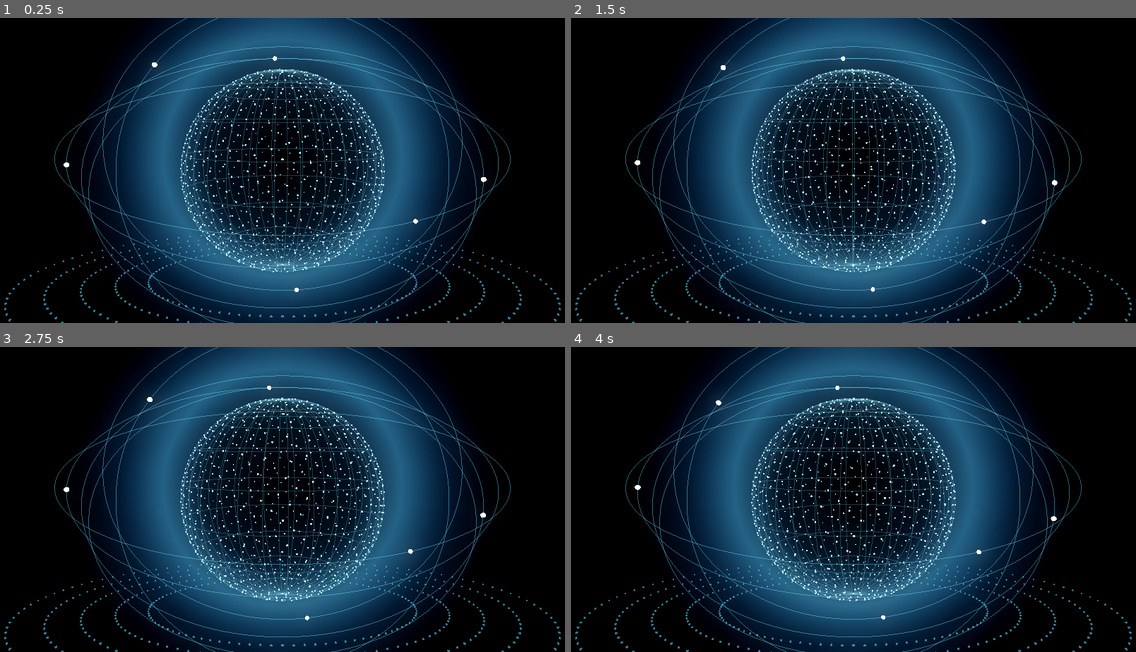
Above: before the commit, frames 1-4 (two rows, left to right).
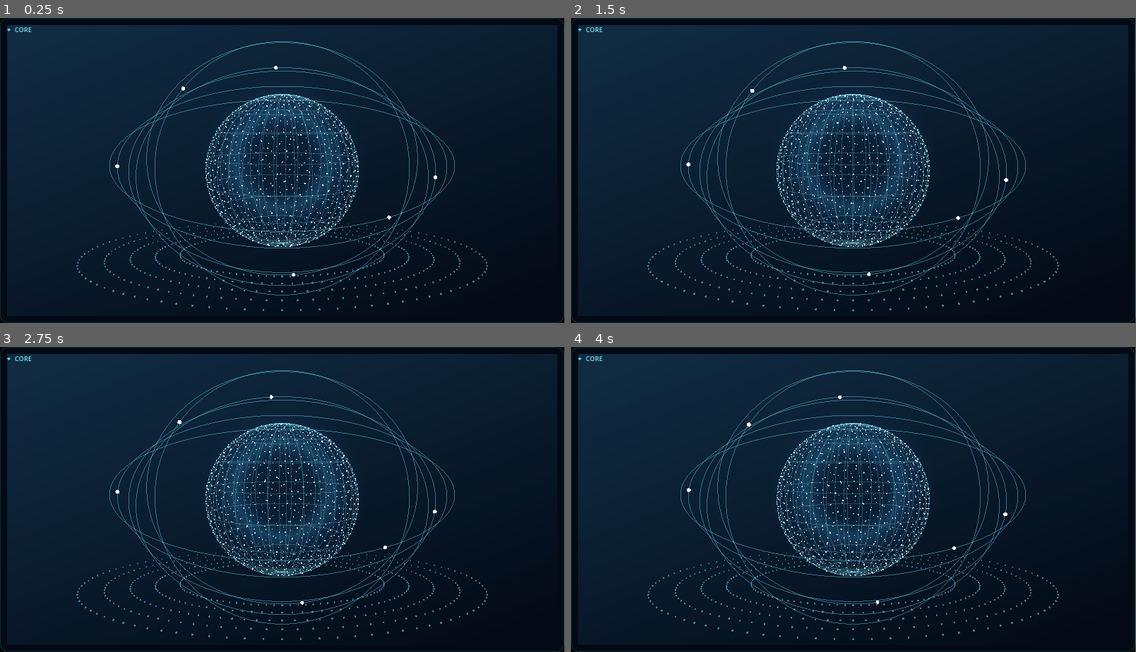
Above: after the commit, the same moments.

Repository: pnscripts/pn-scripts-assistant
Game: Godot game, scene res://core.tscn
Two runs of this game, one before a commit and one after it. Both use one fixed random seed, a clock stepped at 60 frames per second and the inputs below.
Inputs:
- Up to frame 1 (0.25 s): no input
- Up to frame 2 (1.5 s): no input
- Up to frame 3 (2.75 s): no input
- Up to frame 4 (4 s): no input
In our replay, the window is 800x433 before the commit and 799x433 after it. These sizes can differ from the game's own. Grey fills any space a smaller window leaves; there, only what the larger window draws over its background counts as a difference.

The runs differ from the first frame. In frame 1, 74% of the frame differs, in the area x 0-100%, y 0-100%; in frame 2, 74%; in frame 3, 74%; in frame 4, 74%.

Commit message:
Make the accelerated core part of the program, and fix the navigation
The core is now drawn by the Godot surface inside the dashboard rather than in
a window of its own beside it. On X11 the surface's window is made a child of
the brain's and moved to wherever the page says its panel is — a web page has
no element that owns a piece of the graphics card, so the surface has to be a
real window placed on top, and the page is the only thing that knows where the
panel is.

The surface draws the whole card, not only the globe: background, border,
heading and title. Drawing just the globe left a rectangle of foreign window
sitting in a hole in the page — square corners against rounded ones, its own
background against the card's, and the page's title hidden behind it. A window
that draws the entire panel has no seam to hide.

Three faults were found and fixed by looking rather than guessing.

The navigation had stopped working entirely. An earlier edit that rewrote show()
swallowed the loop that attached the click handlers, so every entry in the
column became inert while continuing to look exactly as before — the only thing
still switching views was the row of icons in the status bar. Restored, with a
note saying so.

The core overflowed its panel. The orbits were tilted steeply enough to be
nearly circular on screen, and the panel is wide and short, so they ran off the
top and bottom. Flatter orbits and a camera further back.

The title over the globe was unreadable: pale text on a sphere covered in bright
points has nothing dark behind it. It is drawn as an outline now, so it carries
its own contrast wherever it falls.

Two things learned about Godot along the way, both recorded where they bit. A
CanvasLayer always draws over 3D whatever its layer number, so painting the card
underneath needs BG_CANVAS rather than a negative layer. And Environment colours
are linear while stylesheet colours are sRGB, which turned a dark navy into a
light blue — the right colour in the wrong space.

The window is announced to the brain over its own API rather than printed.
Printing worked in development and not at all once exported, because a release
build does not write to stdout the way the editor does, and the brain sat
waiting for a line that was never coming.

The AppImage carries the visual when one has been exported and is 34MB; without
it the brain is unchanged and draws the core in the page, which is what happens
on every platform that is not X11.

Co-Authored-By: Claude Opus 5 <noreply@anthropic.com>

Diff:
--- a/godot/core.gd
+++ b/godot/core.gd
@@ -26,6 +26,20 @@
 const LATITUDES := 9
 const LONGITUDES := 16
 
+## The panel's own colours, taken from the stylesheet so the two cannot drift.
+##
+## This surface draws the whole card — background, border, heading and title —
+## rather than only the globe. Drawing just the globe left a rectangle of
+## foreign window sitting in a hole in the page: square corners against rounded
+## ones, its own background against the card's, and the page's title hidden
+## behind it. A window that draws the entire panel has no seam to hide.
+const PANEL_TOP := Color("#142c42")
+const PANEL_BOTTOM := Color("#090f19")
+const PANEL_EDGE := Color("#4dd0e1")
+const HEADING := Color("#7fe4f2")
+const TITLE := Color("#cdf6fb")
+const CORNER := 12.0
+
 ## Where the brain answers. Loopback only, and only ever read from.
 const API := "http://127.0.0.1:8790"
 
@@ -38,6 +52,7 @@
 var _wire: MeshInstance3D
 var _orbits: Node3D
 var _http: HTTPRequest
+var _chrome: Control
 var _timer := 0.0
 
 ## The measured audio level, eased. Nothing here is driven by a timer.
@@ -49,6 +64,88 @@
 var _recall := 0.0
 
 
+## Draws the card the globe sits on.
+##
+## A nested class rather than a separate file: it is nine lines of drawing that
+## only this scene has any use for.
+class PanelChrome extends Control:
+	var heading := "CORE"
+	var title := ""
+	var subtitle := ""
+
+	# Built once and kept.
+	#
+	# It was built inside _draw, and came out white: a GradientTexture2D fills
+	# itself lazily, so drawing one in the same call that created it draws an
+	# empty texture, and _draw does not run again to correct it.
+	var _fill: GradientTexture2D
+
+	func _ready() -> void:
+		var background := Gradient.new()
+
+		background.offsets = PackedFloat32Array([0.0, 1.0])
+		background.colors = PackedColorArray([PANEL_TOP, PANEL_BOTTOM])
+
+		_fill = GradientTexture2D.new()
+		_fill.gradient = background
+		_fill.fill_from = Vector2(0.15, 0.0)
+		_fill.fill_to = Vector2(0.85, 1.0)
+		_fill.width = 128
+		_fill.height = 256
+
+	func _draw() -> void:
+		var box := Rect2(Vector2.ZERO, size)
+
+		# Rounded, like every other card. Square corners were the last thing
+		# giving away that this panel is a different window.
+		var card := StyleBoxFlat.new()
+
+		card.bg_color = PANEL_BOTTOM
+		card.border_color = Color(PANEL_EDGE.r, PANEL_EDGE.g, PANEL_EDGE.b, 0.16)
+		card.set_border_width_all(1)
+		card.set_corner_radius_all(int(CORNER))
+
+		draw_style_box(card, box)
+
+		# The wash across it, inset so the corners stay clean.
+		if _fill != null:
+			draw_texture_rect(_fill, box.grow(-CORNER), false)
+
+		var font := ThemeDB.fallback_font
+		var dot := Vector2(15.0, 20.0)
+
+		draw_circle(dot, 2.5, PANEL_EDGE)
+		draw_string(font, dot + Vector2(10.0, 4.0), heading,
+			HORIZONTAL_ALIGNMENT_LEFT, -1, 11, HEADING)
+
+		if title == "":
+			return
+
+		var middle := size.y * 0.5
+		var wide := size.x
+
+		# Drawn dark first, offset, then light on top.
+		#
+		# The title sits over a sphere covered in bright points, and pale text
+		# on that was unreadable — there was nothing behind it dark enough to
+		# read against. An outline gives it one wherever it happens to fall.
+		var shadow := Color(0.02, 0.05, 0.09, 0.9)
+
+		for step in [Vector2(1.5, 1.5), Vector2(-1.5, 1.5), Vector2(1.5, -1.5), Vector2(-1.5, -1.5)]:
+			draw_string(font, Vector2(0.0, middle + 8.0) + step, title,
+				HORIZONTAL_ALIGNMENT_CENTER, wide, 36, shadow)
+
+		draw_string(font, Vector2(0.0, middle + 8.0), title,
+			HORIZONTAL_ALIGNMENT_CENTER, wide, 36, Color(1, 1, 1))
+
+		for step in [Vector2(1.0, 1.0), Vector2(-1.0, -1.0)]:
+			draw_string(font, Vector2(0.0, middle + 36.0) + step, subtitle,
+				HORIZONTAL_ALIGNMENT_CENTER, wide, 12, shadow)
+
+		draw_string(font, Vector2(0.0, middle + 36.0), subtitle,
+			HORIZONTAL_ALIGNMENT_CENTER, wide, 12, TITLE)
+
+
 func _ready() -> void:
 	_build_camera()
 	_build_environment()
@@ -56,6 +153,7 @@
 	_globe = Node3D.new()
 	add_child(_globe)
 
+	_build_panel()
 	_build_halo()
 	_build_surface()
 	_build_wireframe()
@@ -66,6 +164,37 @@
 	add_child(_http)
 	_http.request_completed.connect(_on_level)
 
+	_announce_window()
+	_ask_status()
+
+
+## Tell the brain which window to attach.
+##
+## Sent to the brain rather than printed. Printing was the first attempt and it
+## worked in development and not at all once exported: a release build does not
+## write to stdout the way the editor does, so the brain sat waiting for a line
+## that was never going to arrive, and the core silently fell back to being
+## drawn in the page. An HTTP call has no such difference between builds.
+##
+## Reported rather than left to be found, either way. Finding it means searching
+## the window list by title, which picks the wrong one the moment two copies are
+## running — and there is no reason to guess at something the program already
+## knows about itself.
+func _announce_window() -> void:
+	var handle := DisplayServer.window_get_native_handle(DisplayServer.WINDOW_HANDLE)
+
+	if handle == 0:
+		return
+
+	var announce := HTTPRequest.new()
+
+	add_child(announce)
+	announce.request(
+		API + "/api/surface/window",
+		["Content-Type: application/json"],
+		HTTPClient.METHOD_POST,
+		JSON.stringify({"id": handle}))
+
 
 func _build_camera() -> void:
 	var camera := Camera3D.new()
@@ -75,7 +204,7 @@
 
 	# Aimed after it is in the tree: look_at needs a global transform, and a
 	# node that has not been added yet does not have one.
-	camera.look_at_from_position(Vector3(0.0, 0.42, 3.75), Vector3.ZERO, Vector3.UP)
+	camera.look_at_from_position(Vector3(0.0, 0.55, 4.9), Vector3.ZERO, Vector3.UP)
 
 
 func _build_environment() -> void:
@@ -84,17 +213,38 @@
 
 	# The window is transparent so the page behind shows through: this sits over
 	# a card in the dashboard, not on a background of its own.
-	env.background_mode = Environment.BG_COLOR
-	env.background_color = Color(0, 0, 0, 0)
+	# The card is the 3D background.
+	#
+	# A CanvasLayer always draws over 3D, whatever its layer number — so the
+	# first attempt at painting the card underneath simply hid the globe. This
+	# is the mode that exists for it: the canvas layers up to the given number
+	# become what the 3D is rendered against.
+	#
+	# Two earlier attempts are worth recording. Setting the card's colour on
+	# background_color did not work because that value is in linear space while
+	# the same colour in a stylesheet is sRGB, so a dark navy came out light
+	# blue — the right colour in the wrong space.
+	env.background_mode = Environment.BG_CANVAS
+	env.background_canvas_max_layer = -1
 
 	# Glow is the whole reason for doing this on the card. The 2D version faked
 	# it with layered strokes, because a real blur cost more than everything
 	# else on the page put together.
 	env.glow_enabled = true
-	env.glow_intensity = 1.5
-	env.glow_bloom = 0.5
-	env.glow_blend_mode = Environment.GLOW_BLEND_MODE_ADDITIVE
-	env.glow_hdr_threshold = 0.4
+	env.glow_intensity = 0.9
+
+	# Bloom is zero on purpose.
+	#
+	# It adds glow to everything regardless of how bright it is, so with a
+	# frame full of emissive points it lifted the whole background — the panel
+	# came out light blue instead of near-black, which looked like a wrong
+	# background colour and was not.
+	env.glow_bloom = 0.0
+	env.glow_blend_mode = Environment.GLOW_BLEND_MODE_SCREEN
+
+	# Only things brighter than white bloom, which is what keeps the glow on
+	# the points and the orbit sparks rather than over the whole picture.
+	env.glow_hdr_threshold = 1.0
 
 	# Which blur levels contribute. Without any of these set, glow is enabled
 	# and does nothing, which is how it looked on the first run.
@@ -105,6 +255,24 @@
 
 	world.environment = env
 	add_child(world)
+
+
+## The panel: background, border and headings.
+##
+## Drawn under the 3D layer, so the globe sits on it exactly as it would on a
+## card in the page.
+func _build_panel() -> void:
+	var below := CanvasLayer.new()
+
+	below.layer = -1
+	add_child(below)
+
+	var chrome := PanelChrome.new()
+
+	chrome.set_anchors_preset(Control.PRESET_FULL_RECT)
+	below.add_child(chrome)
+
+	_chrome = chrome
 
 
 ## The halo.
@@ -142,8 +310,10 @@
 	halo.shaded = false
 	halo.transparent = true
 	halo.render_priority = -1
-	halo.pixel_size = 0.026
-	halo.modulate = Color(1, 1, 1, 0.9)
+	# 256 pixels at this size is about three world units across, which is a
+	# little wider than the sphere. It was four times that and filled the frame.
+	halo.pixel_size = 0.0125
+	halo.modulate = Color(1, 1, 1, 0.55)
 	halo.position = Vector3(0, 0, -1.6)
 
 	add_child(halo)
@@ -302,13 +472,18 @@
 	# at the same angle and, because the periods are minutes long, spend the
 	# first several minutes bunched in one corner — which is exactly what it
 	# looked like.
+	# Flatter than they were, and leaning less.
+	#
+	# The panel is wide and short. Orbits tilted steeply enough to be nearly
+	# circular on screen ran off the top and bottom of it, which is what made
+	# the core look too big for the card it is in.
 	var shapes := [
-		{"rx": 2.05, "rz": 1.35, "lean": -0.26, "seconds": 300.0, "phase": 0.0},
-		{"rx": 1.80, "rz": 1.62, "lean": 0.34, "seconds": -220.0, "phase": TAU * 0.25},
-		{"rx": 2.20, "rz": 1.10, "lean": 0.12, "seconds": 380.0, "phase": TAU * 0.5},
-		{"rx": 1.95, "rz": 1.48, "lean": -0.55, "seconds": -460.0, "phase": TAU * 0.75},
-		{"rx": 2.30, "rz": 0.95, "lean": 0.52, "seconds": 520.0, "phase": TAU * 0.13},
-		{"rx": 1.70, "rz": 1.70, "lean": -0.12, "seconds": -340.0, "phase": TAU * 0.62},
+		{"rx": 2.05, "rz": 1.35, "lean": -0.16, "seconds": 300.0, "phase": 0.0},
+		{"rx": 1.80, "rz": 1.62, "lean": 0.20, "seconds": -220.0, "phase": TAU * 0.25},
+		{"rx": 2.20, "rz": 1.10, "lean": 0.07, "seconds": 380.0, "phase": TAU * 0.5},
+		{"rx": 1.95, "rz": 1.48, "lean": -0.30, "seconds": -460.0, "phase": TAU * 0.75},
+		{"rx": 2.30, "rz": 0.95, "lean": 0.28, "seconds": 520.0, "phase": TAU * 0.13},
+		{"rx": 1.70, "rz": 1.70, "lean": -0.06, "seconds": -340.0, "phase": TAU * 0.62},
 	]
 
 	for shape in shapes:
@@ -421,6 +596,33 @@
 		wire.albedo_color = Color(tint.r, tint.g, tint.b, 0.22 + _level * 0.3)
 
 
+## The brain's name and model, for the title on the card.
+##
+## Asked once at startup and then left alone: neither changes while the program
+## is running, and a panel that re-reads unchanging things on a timer is a panel
+## nobody trusts to be showing the current value of anything.
+func _ask_status() -> void:
+	var status := HTTPRequest.new()
+
+	add_child(status)
+	status.request_completed.connect(_on_status)
+	status.request(API + "/api/status")
+
+
+func _on_status(_result: int, code: int, _headers: PackedStringArray, body: PackedByteArray) -> void:
+	if code != 200 or _chrome == null:
+		return
+
+	var parsed = JSON.parse_string(body.get_string_from_utf8())
+
+	if typeof(parsed) != TYPE_DICTIONARY:
+		return
+
+	_chrome.title = parsed.get("name", "")
+	_chrome.subtitle = "%s · %s" % [parsed.get("provider", ""), parsed.get("model", "")]
+	_chrome.queue_redraw()
+
+
 func _ask_level() -> void:
 	if _http.get_http_client_status() != HTTPClient.STATUS_DISCONNECTED:
 		return
--- a/godot/project.godot
+++ b/godot/project.godot
@@ -20,9 +20,8 @@
 window/size/viewport_width=960
 window/size/viewport_height=520
 window/size/borderless=true
-window/size/transparent=true
-window/per_pixel_transparency/allowed=true
-window/stretch/mode="viewport"
+window/stretch/mode="disabled"
+window/size/resizable=true
 
 [rendering]
 
Not shown, changed: .gitignore
Not shown, changed: clients/cmd/brain/main.go
Not shown, changed: clients/internal/brain/server/assets/css/console.css
Not shown, changed: clients/internal/brain/server/assets/index.html
Not shown, changed: clients/internal/brain/server/assets/js/brainmap.js
Not shown, changed: clients/internal/brain/server/assets/js/dashboard.js
Not shown, added: clients/internal/brain/server/assets/js/surface.js
Not shown, changed: clients/internal/brain/server/server.go
Not shown, added: clients/internal/brain/visuals/visuals.go
Not shown, added: clients/internal/brain/window/surface_linux.go
Not shown, added: clients/internal/brain/window/surface_other.go
Not shown, changed: clients/internal/brain/window/window_linux.go
(and 1 more such lines)
